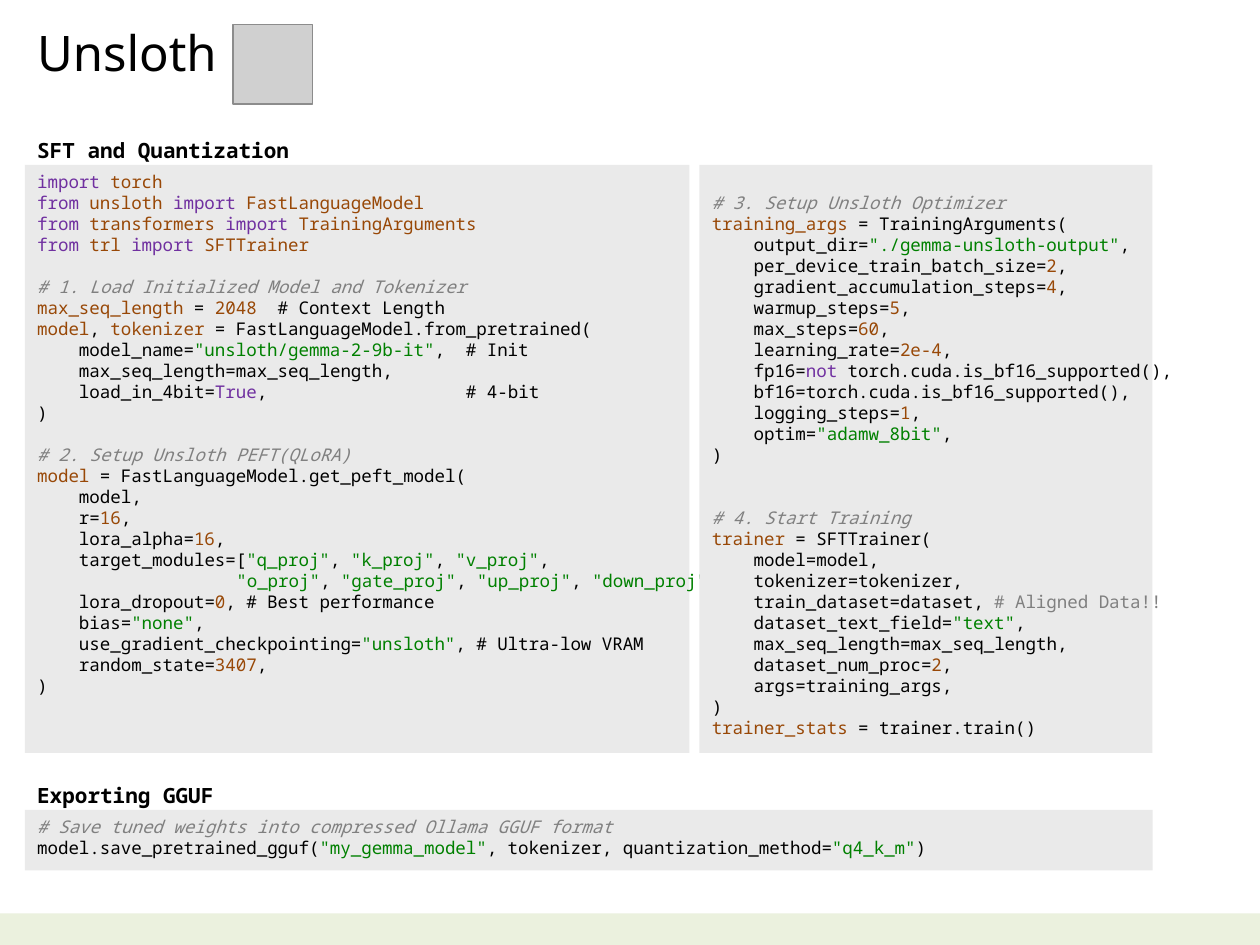
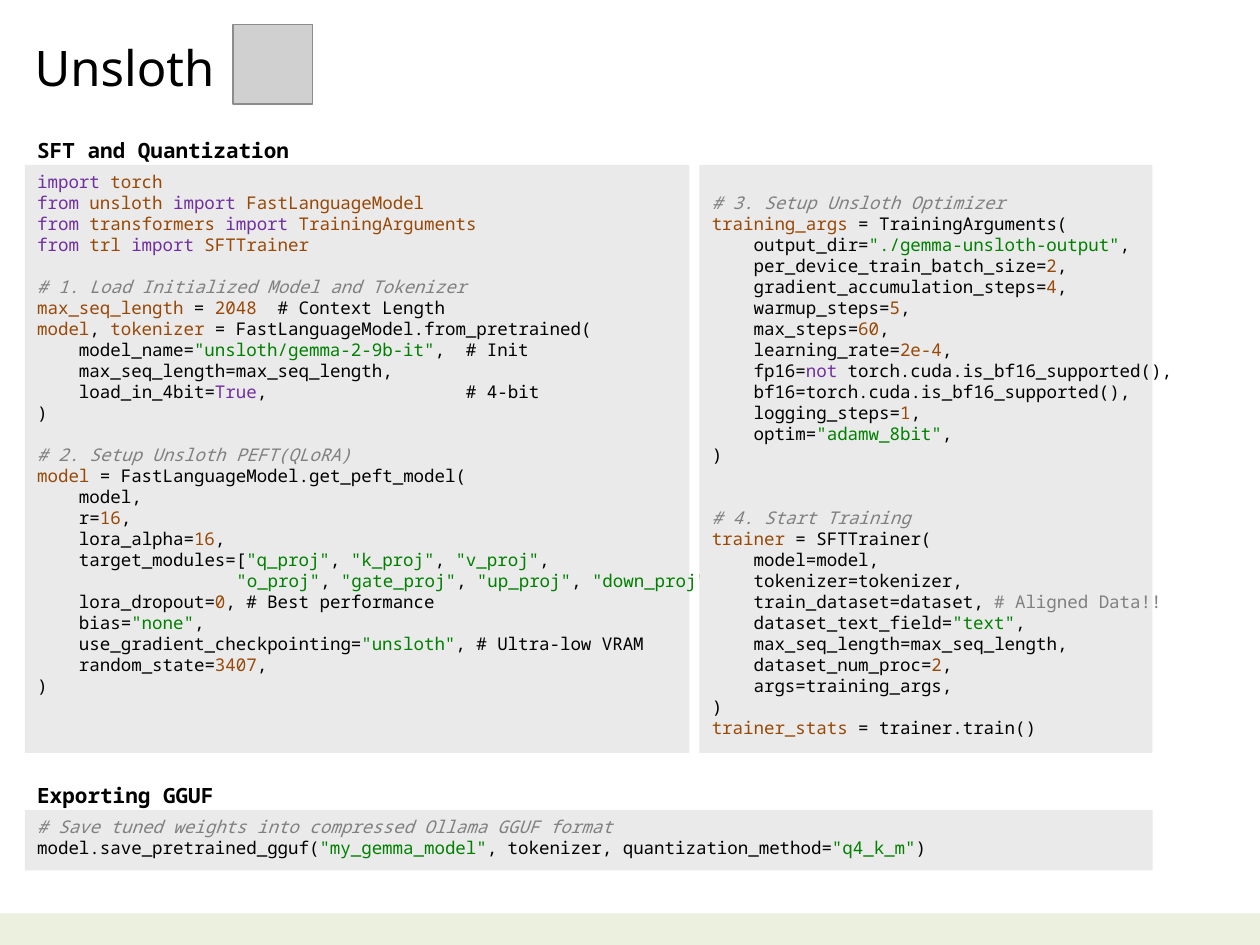
Before and after one commit to navibator/crazy-ai, a slide deck: slide 17 of ai-gemma.pptx. Drawn at 1260x945 pixels with LibreOffice and Linux fonts; fonts in the diff are those of the drawing; grey boxes stand for pictures. Boxes give left, top, right and bottom in pixels: in the first picture for what was removed or moved away, otherwise in the second. Text is boxed around its words. In the diff, an @@ line names an element or a change of style, - is before the commit and + after.

```diff
--- a/ai-gemma.pptx
+++ b/ai-gemma.pptx
@@ text "Unsloth" at box(35, 48, 215, 87): vertical alignment top to middle @@
```
Also in this commit, not shown: 4 other files.
